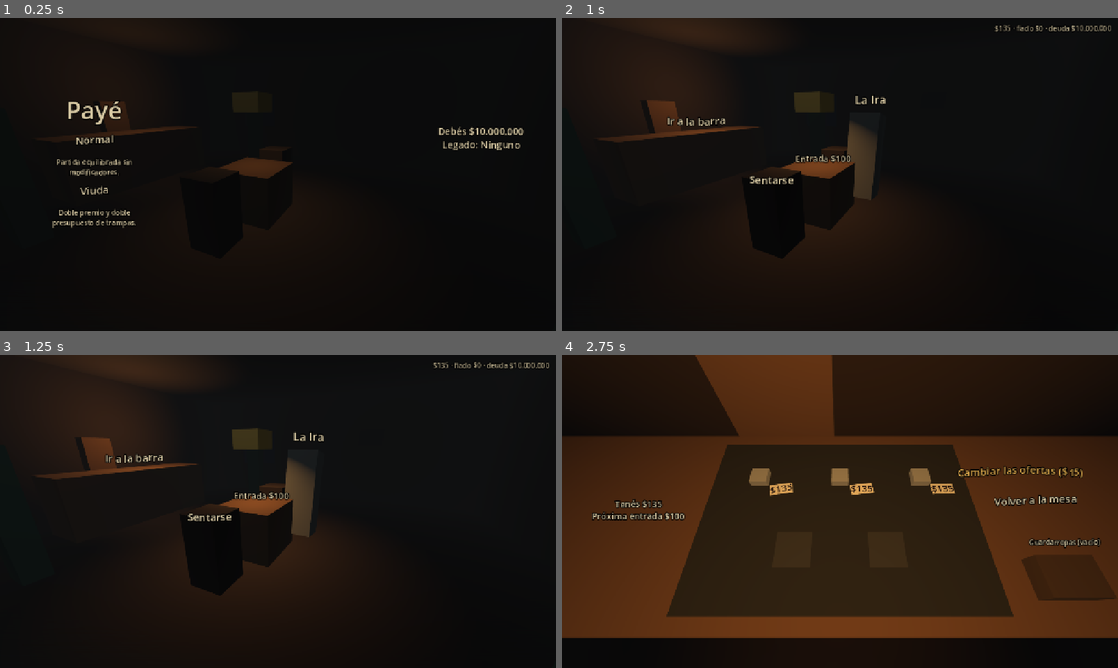
Above: before the commit, frames 1-4 (two rows, left to right).
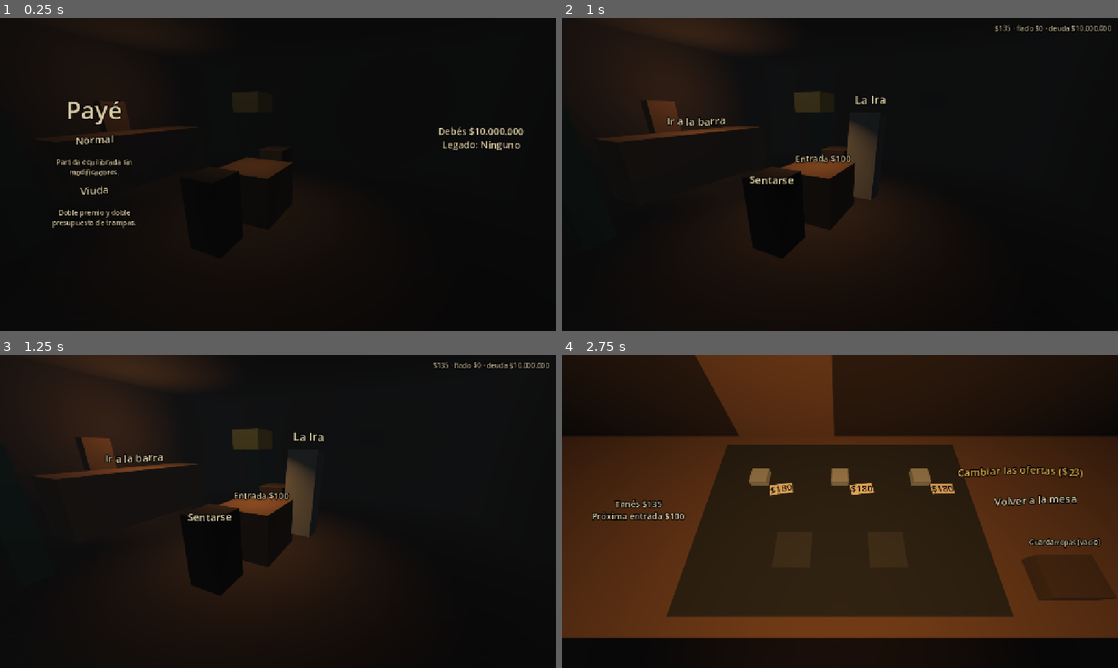
Above: after the commit, the same moments.

Repository: JoakoZarza/paye
Game: Godot game, scene res://ui/main.tscn
Same seed, same stepped clock (60 frames per second), same inputs: the game is played once before the commit and once after it.
Inputs (mouse positions are in pixels of both pictures, inside the frame that each line leads up to):
- Up to frame 1 (0.25 s): no input
- Up to frame 2 (1 s): click "Normal" at 0.5 s
- Up to frame 3 (1.25 s): no input
- Up to frame 4 (2.75 s): click "Ir a la barra" at 1.25 s; tap Enter at 2 s; move the mouse to (962, 495) at 2.02 s; hold D from 2.03 s (still down); hold Shift from 2.03 s (still down); click (962, 495) at 2.17 s; tap Space at 2.27 s

Frames 1-3 are identical in both runs. In frame 4, less than 0.1% of the frame differs, in the area x 39-93%, y 36-44%.

Commit message:
Shop prices as a share of the prize just won, +10% per purchase, two-digit rounding
Research in docs/ECONOMIA_ROGUELIKES.md: keep pesos and percentage pricing, but base it on
the round's prize (common 40%, rare 80%, legendary 160%) instead of the next entry, which
made a common swing between 0.25 and 1.2 prizes. Per-purchase growth drops to 10%, rerolls
cost 5% +2.5% of the prize, prices round to two significant digits and the close-up view
shows the price as a share of the prize. Economy sim win rates stay about the same.

Co-Authored-By: Claude Opus 5.5 <noreply@anthropic.com>

Diff:
--- a/core/run/economy.gd
+++ b/core/run/economy.gd
@@ -7,11 +7,11 @@
 var rounds: Array[Dictionary] = []
 var debt_base: int = 10000000
 var shop_offers: int = 3
-var shop_growth: float = 0.25
-var reroll_base: float = 0.10
-var reroll_step: float = 0.05
+var shop_growth: float = 0.10
+var reroll_base: float = 0.05
+var reroll_step: float = 0.025
 var sell_ratio: float = 0.5
-var rarity_price: Dictionary = {"COMMON": 0.3, "RARE": 0.6, "LEGENDARY": 1.2}
+var rarity_price: Dictionary = {"COMMON": 0.4, "RARE": 0.8, "LEGENDARY": 1.6}
 var rarity_weight: Dictionary = {"COMMON": 0.6, "RARE": 0.3, "LEGENDARY": 0.1}
 var fiado_limit: float = 2.0
 var flawless_multiplier: float = 2.0
@@ -139,9 +139,19 @@
 	return _row(round)["points"]
 
 
-## Los precios de la tienda toman como referencia la entrada siguiente.
-func _reference_entry(round: int) -> int:
-	return entry(mini(round + 1, rounds_total()))
+## Los precios de la tienda son una parte del premio de la ronda que acabás de ganar:
+## así un común vale siempre lo mismo comparado con lo que tenés en la mano
+## (docs/ECONOMIA_ROGUELIKES.md). Antes de jugar la primera, el de la primera.
+func _reference_prize(round: int) -> int:
+	return base_prize(clampi(round, 1, rounds_total()))
+
+
+## Dos cifras significativas: 135 -> 140, 1.234 -> 1.200. Números fáciles de leer.
+static func nice(value: float) -> int:
+	if value < 100.0:
+		return roundi(value)
+	var step := pow(10.0, floorf(log(value) / log(10.0)) - 1.0)
+	return roundi(roundf(value / step) * step)
 
 
 ## purchases: amuletos ya comprados en la run (cada uno encarece shop_growth).
@@ -149,15 +159,13 @@
 func price(rarity: AmuletDef.Rarity, round: int, purchases: int = 0, multiplier: float = 1.0) -> int:
 	var rarity_name: String = AmuletDef.Rarity.keys()[rarity]
 	var growth := 1.0 + shop_growth * float(purchases)
-	var raw := float(_reference_entry(round)) * float(rarity_price.get(rarity_name, 0.0)) * growth * multiplier
-	# El épsilon evita que 89,999… por error de float pierda un peso.
-	return floori(raw + PRICE_EPSILON)
+	var raw := float(_reference_prize(round)) * float(rarity_price.get(rarity_name, 0.0)) * growth * multiplier
+	return nice(raw + PRICE_EPSILON)
 
 
 func reroll_cost(round: int, rerolls_done: int) -> int:
-	# En centésimos enteros: 0.10 + 0.05 * k en float da 0.3499... y redondea mal.
-	var percent := roundi((reroll_base + reroll_step * float(rerolls_done)) * 100.0)
-	return _reference_entry(round) * percent / 100
+	var percent := (reroll_base + reroll_step * float(rerolls_done)) * 100.0
+	return nice(float(_reference_prize(round)) * float(percent) / 100.0)
 
 
 ## JSON.new().parse no ensucia el log con un error de motor si el archivo está mal.
--- a/data/economy.json
+++ b/data/economy.json
@@ -13,11 +13,11 @@
   ],
   "debt_base": 10000000,
   "shop_offers": 3,
-  "shop_growth": 0.25,
-  "reroll_base": 0.10,
-  "reroll_step": 0.05,
+  "shop_growth": 0.10,
+  "reroll_base": 0.05,
+  "reroll_step": 0.025,
   "sell_ratio": 0.5,
-  "rarity_price": {"COMMON": 0.9, "RARE": 1.8, "LEGENDARY": 3.6},
+  "rarity_price": {"COMMON": 0.4, "RARE": 0.8, "LEGENDARY": 1.6},
   "rarity_weight": {"COMMON": 0.6, "RARE": 0.3, "LEGENDARY": 0.1},
   "fiado_limit": 2.0,
   "flawless_multiplier": 2.0,
--- a/data/i18n/ui.csv
+++ b/data/i18n/ui.csv
@@ -83,7 +83,7 @@
 UI_SHOP_YOURS,"Tus amuletos (%d de %d lugares)"
 UI_SHOP_EMPTY_SLOT,Lugar vacío
 UI_SHOP_SOLD_OUT,No quedan ofertas. Podés cambiarlas.
-UI_SHOP_PRICE,$%d
+UI_SHOP_PRICE,$%s
 UI_SHOP_SPLIT,"Pagás $%d y $%d va fiado."
 UI_SHOP_WHY_FULL,"Tus 2 lugares están ocupados: vendé uno para comprar."
 UI_SHOP_WHY_MONEY,"No te alcanza, ni fiado."
@@ -125,3 +125,9 @@
 UI_SHOP_CHOICE,Ganaste. ¿Qué hacés?
 UI_SHOP_GO,Ir a la barra
 UI_SHOP_STAY,Quedarme en la mesa
+UI_SHARE_QUARTER,"≈ un cuarto del premio"
+UI_SHARE_HALF,"≈ medio premio"
+UI_SHARE_ONE,"≈ un premio"
+UI_SHARE_ONE_HALF,"≈ un premio y medio"
+UI_SHARE_TWO,"≈ dos premios"
+UI_SHARE_THREE,"≈ tres premios"
--- a/tests/run/test_economy.gd
+++ b/tests/run/test_economy.gd
@@ -31,23 +31,23 @@
 
 func test_precio_y_cambio() -> void:
 	var economy: Economy = EconomyScript.load_from()
-	assert_eq(economy.price(AmuletDef.Rarity.RARE, 1), 270, "180% de la entrada de la ronda 2")
-	assert_eq(economy.price(AmuletDef.Rarity.LEGENDARY, 9), 28800, "en la final toma su propia entrada")
-	assert_eq(economy.reroll_cost(1, 0), 15)
-	assert_eq(economy.reroll_cost(1, 1), 22)
+	assert_eq(economy.price(AmuletDef.Rarity.RARE, 1), 360, "80% del premio de la ronda 1")
+	assert_eq(economy.price(AmuletDef.Rarity.LEGENDARY, 8), 13000, "160% de 8.000, a dos cifras")
+	assert_eq(economy.reroll_cost(1, 0), 23, "5% del premio")
+	assert_eq(economy.reroll_cost(1, 1), 34, "+2,5% por cambio")
 
 
 func test_precio_crece_con_cada_compra() -> void:
 	var economy: Economy = EconomyScript.load_from()
-	assert_eq(economy.price(AmuletDef.Rarity.RARE, 1, 0), 270)
-	assert_eq(economy.price(AmuletDef.Rarity.RARE, 1, 1), 337)
-	assert_eq(economy.price(AmuletDef.Rarity.RARE, 1, 2), 405)
+	assert_eq(economy.price(AmuletDef.Rarity.RARE, 1, 0), 360)
+	assert_eq(economy.price(AmuletDef.Rarity.RARE, 1, 1), 400, "+10%: 396, a dos cifras")
+	assert_eq(economy.price(AmuletDef.Rarity.RARE, 1, 2), 430)
 
 
 func test_un_solo_redondeo_con_descuento() -> void:
 	var economy: Economy = EconomyScript.load_from()
-	# 270 × 1,25 × 0,8 = 270 exacto; redondeando en el medio daría 269.
-	assert_eq(economy.price(AmuletDef.Rarity.RARE, 1, 1, 0.8), 270)
+	# 360 × 1,1 × 0,8 = 316,8: un solo redondeo al final, a dos cifras.
+	assert_eq(economy.price(AmuletDef.Rarity.RARE, 1, 1, 0.8), 320)
 
 
 func test_cambio_de_ofertas_sin_error_de_redondeo() -> void:
@@ -69,3 +69,17 @@
 	assert_eq(e.fiado_with_interest(1), 2, "redondea para arriba")
 	assert_eq(e.fiado_with_interest(100), 110)
 	assert_eq(e.fiado_with_interest(105), 116)
+
+
+func test_precios_a_dos_cifras() -> void:
+	assert_eq(Economy.nice(135.0), 140)
+	assert_eq(Economy.nice(1234.0), 1200)
+	assert_eq(Economy.nice(45.0), 45)
+	assert_eq(Economy.nice(12800.0), 13000)
+
+
+func test_un_comun_vale_lo_mismo_comparado_con_el_premio() -> void:
+	var e := Economy.load_from()
+	for r in range(1, e.rounds_total()):
+		var ratio := float(e.price(AmuletDef.Rarity.COMMON, r)) / float(e.base_prize(r))
+		assert_almost_eq(ratio, 0.4, 0.03, "ronda %d" % r)
--- a/tests/run/test_shop.gd
+++ b/tests/run/test_shop.gd
@@ -48,8 +48,8 @@
 	_offer(shop, &"rosary")
 	var r := shop.buy(0, st)
 	assert_true(r["ok"])
-	assert_eq(r["paid"], 270)
-	assert_eq(st.money, 730)
+	assert_eq(r["paid"], 360)
+	assert_eq(st.money, 640)
 	assert_true(st.loadout.has(&"rosary"))
 	assert_eq(shop.offers.size(), 0)
 
@@ -57,13 +57,13 @@
 func test_comprar_fiado_dentro_del_limite() -> void:
 	var shop := _shop()
 	var st := _state(150)
-	_offer(shop, &"rosary")
+	_offer(shop, &"cigarette")
 	var r := shop.buy(0, st)
 	assert_true(r["ok"])
 	assert_eq(r["paid"], 0, "la plata queda reservada para la entrada siguiente")
-	assert_eq(r["fiado"], 270)
+	assert_eq(r["fiado"], 180)
 	assert_eq(st.money, 150)
-	assert_eq(st.fiado, 270)
+	assert_eq(st.fiado, 180)
 
 
 func test_fiado_fuera_del_limite_falla_sin_cambiar_nada() -> void:
@@ -88,15 +88,15 @@
 
 func test_cinta_roja_descuenta() -> void:
 	var shop := _shop()
-	assert_eq(shop.price_of(_defs[&"rosary"], _state(0, ["red_ribbon"])), 216)
+	assert_eq(shop.price_of(_defs[&"rosary"], _state(0, ["red_ribbon"])), 290)
 
 
 func test_cambio_de_ofertas_cuesta_cada_vez_mas() -> void:
 	var shop := _shop()
-	var st := _state(40)
+	var st := _state(60)
 	shop.open(st)
 	assert_true(shop.reroll(st))
-	assert_eq(st.money, 25)
+	assert_eq(st.money, 37)
 	assert_true(shop.reroll(st))
 	assert_eq(st.money, 3)
 	assert_false(shop.reroll(st))
@@ -108,8 +108,8 @@
 	var st := _state(1000)
 	_offer(shop, &"rosary")
 	shop.buy(0, st)
-	assert_eq(shop.sell(&"rosary", st), 135)
-	assert_eq(st.money, 865)
+	assert_eq(shop.sell(&"rosary", st), 180)
+	assert_eq(st.money, 820)
 	assert_false(st.loadout.has(&"rosary"))
 	assert_eq(shop.sell(&"rosary", st), 0)
 
@@ -133,7 +133,7 @@
 	var r := shop.buy(0, st)
 	assert_true(r["ok"])
 	assert_eq(r["paid"], 150)
-	assert_eq(r["fiado"], 390)
+	assert_eq(r["fiado"], 570)
 	assert_eq(st.money, _economy.entry(2))
 	st.round = 2
 	assert_true(st.can_pay_entry(_economy), "comprar fiado no puede condenarte a no pagar la entrada")
@@ -142,11 +142,11 @@
 func test_vender_paga_primero_el_fiado() -> void:
 	var shop := _shop()
 	var st := _state(150)
-	_offer(shop, &"rosary")
-	shop.buy(0, st)
-	assert_eq(st.fiado, 270)
-	assert_eq(shop.sell(&"rosary", st), 135)
-	assert_eq(st.fiado, 135)
+	_offer(shop, &"cigarette")
+	shop.buy(0, st)
+	assert_eq(st.fiado, 180)
+	assert_eq(shop.sell(&"cigarette", st), 90)
+	assert_eq(st.fiado, 90)
 	assert_eq(st.money, 150, "vender no convierte fiado en plata")
 
 
@@ -161,7 +161,7 @@
 func test_precio_crece_con_cada_compra() -> void:
 	var shop := _shop()
 	var st := _state(10000)
-	for expected in [270, 337, 405]:
+	for expected in [360, 400, 430]:
 		_offer(shop, &"rosary")
 		assert_eq(shop.price_of(_defs[&"rosary"], st), expected)
 		assert_true(shop.buy(0, st)["ok"])
@@ -176,7 +176,7 @@
 	shop.buy(0, st)
 	shop.sell(&"rosary", st)
 	assert_eq(st.purchases, 1)
-	assert_eq(shop.price_of(_defs[&"rosary"], st), 337)
+	assert_eq(shop.price_of(_defs[&"rosary"], st), 400)
 
 
 func test_mejorar_un_amuleto() -> void:
@@ -184,7 +184,7 @@
 	var st := _state(100000)
 	_offer(shop, &"rosary")
 	shop.buy(0, st)
-	assert_eq(shop.upgrade_price(&"rosary", st), 405, "1,5 × 270")
+	assert_eq(shop.upgrade_price(&"rosary", st), 540, "1,5 × 360")
 	var r := shop.upgrade(&"rosary", st)
 	assert_true(r["ok"])
 	assert_eq(r["level"], 2)
@@ -192,13 +192,13 @@
 	assert_eq(shop.upgrade(&"rosary", st)["reason"], &"already_upgraded")
 	assert_eq(st.loadout.level(&"rosary"), 2)
 	shop.open(st)
-	assert_eq(shop.upgrade_price(&"rosary", st), 675, "2,5 × 270")
+	assert_eq(shop.upgrade_price(&"rosary", st), 900, "2,5 × 360")
 	assert_true(shop.upgrade(&"rosary", st)["ok"])
 	shop.open(st)
 	assert_eq(shop.upgrade(&"rosary", st)["reason"], &"max_level")
 	assert_eq(shop.upgrade_price(&"rosary", st), -1)
 	assert_eq(shop.upgrade(&"hat", st)["reason"], &"not_equipped")
-	assert_eq(st.money, 100000 - 270 - 405 - 675)
+	assert_eq(st.money, 100000 - 360 - 540 - 900)
 
 
 func test_vender_mejorado_devuelve_la_mitad_de_todo() -> void:
@@ -207,7 +207,7 @@
 	_offer(shop, &"rosary")
 	shop.buy(0, st)
 	shop.upgrade(&"rosary", st)
-	assert_eq(shop.sell(&"rosary", st), 337)
+	assert_eq(shop.sell(&"rosary", st), 450)
 
 
 func test_cinta_roja_descuenta_la_mejora() -> void:
@@ -215,7 +215,7 @@
 	var st := _state(100000, ["red_ribbon"])
 	_offer(shop, &"rosary")
 	shop.buy(0, st)
-	assert_eq(shop.upgrade_price(&"rosary", st), 324)
+	assert_eq(shop.upgrade_price(&"rosary", st), 430)
 
 
 func test_mejora_sin_credito_no_cambia_nada() -> void:
--- a/tests/world/test_table_3d.gd
+++ b/tests/world/test_table_3d.gd
@@ -946,3 +946,23 @@
 	assert_eq(UiText.money(10000228), "10.000.228")
 	assert_eq(UiText.money(950), "950")
 	assert_eq(UiText.money(1000), "1.000")
+
+
+func test_la_tienda_dice_cuanto_premio_es_el_precio() -> void:
+	var rc := RunController.new(Economy.load_from(), MetaState.new(), 4, META_PATH)
+	rc.start_run(&"normal")
+	rc.visit_counter()
+	var r := _rig()
+	var router := ScreenRouter.new()
+	router.world = r[0]
+	add_child_autofree(router)
+	router.setup(rc)
+	var shop: Node = null
+	for c in router.get_children():
+		if c is BaseScreen:
+			shop = c
+	assert_eq(shop.prize_share(180), UiText.t("UI_SHARE_HALF"), "un común: 40% del premio")
+	assert_eq(shop.prize_share(360), UiText.t("UI_SHARE_ONE"))
+	assert_eq(shop.prize_share(720), UiText.t("UI_SHARE_ONE_HALF"))
+	shop.inspect(shop.shop_items()[0])
+	assert_not_null(shop.find_child("PrizeShare", true, false))
--- a/ui/screens/shop_screen.gd
+++ b/ui/screens/shop_screen.gd
@@ -164,7 +164,7 @@
 	_amulet_header(card, def)
 	var price := rc.shop.price_of(def, s)
 	var quote := rc.shop.quote(price, s)
-	ScreenTools.label(card, UiText.t("UI_SHOP_PRICE") % price, 22)
+	ScreenTools.label(card, UiText.t("UI_SHOP_PRICE") % UiText.money(price), 22)
 	var why := ""
 	if slots_full:
 		why = UiText.t("UI_SHOP_WHY_FULL")
@@ -368,7 +368,7 @@
 		var def: AmuletDef = rc.shop.offers[i]
 		var price := rc.shop.price_of(def, s)
 		var at := top + flat * Vector3(OFFER_X[i % OFFER_X.size()], 0, BACK_Z)
-		var item := _put_item(def, "$%d" % price, false, at, counter.rotation.y)
+		var item := _put_item(def, "$" + UiText.money(price), false, at, counter.rotation.y)
 		item.set_meta("offer", i)
 	if rc.shop.offers.is_empty():
 		world_label(UiText.t("UI_SHOP_SOLD_OUT"), counter, Vector3(0, COUNTER_TOP, BACK_Z), 18)
@@ -531,6 +531,21 @@
 ## Baja las luces del bar mientras se mira un objeto (él trae su propia luz).
 func _dim(on: bool) -> void:
 	world.dim(on, DIM)
+
+
+## "Medio premio", "un premio"…: el precio comparado con el premio de esta ronda.
+const PRIZE_SHARES := [[0.25, "UI_SHARE_QUARTER"], [0.5, "UI_SHARE_HALF"], [1.0, "UI_SHARE_ONE"],
+	[1.5, "UI_SHARE_ONE_HALF"], [2.0, "UI_SHARE_TWO"], [3.0, "UI_SHARE_THREE"]]
+
+
+func prize_share(price: int) -> String:
+	var prize := maxi(1, rc.economy.base_prize(rc.state.round))
+	var ratio := float(price) / float(prize)
+	var best: Array = PRIZE_SHARES[0]
+	for option in PRIZE_SHARES:
+		if absf(ratio - float(option[0])) < absf(ratio - float(best[0])):
+			best = option
+	return UiText.t(best[1])
 
 
 func _draw_details(item: ShopItem) -> void:
@@ -576,11 +591,15 @@
 			why = UiText.t("UI_SHOP_WHY_MONEY")
 		elif int(quote["fiado"]) > 0:
 			why = UiText.t("UI_SHOP_SPLIT") % [int(quote["paid"]), int(quote["fiado"])]
+		# El precio comparado con lo que acabás de ganar: se entiende de un vistazo.
+		var share := RingStyle.reading_label(prize_share(price), 18)
+		share.name = "PrizeShare"
+		row.add_child(share)
 		if why != "":
 			var warn := RingStyle.reading_label(why, 18)
 			warn.add_theme_color_override("default_color", WARN)
 			row.add_child(warn)
-		RingStyle.shakify(ScreenTools.button(row, UiText.t("UI_SHOP_BUY") + " " + UiText.t("UI_SHOP_PRICE") % price,
+		RingStyle.shakify(ScreenTools.button(row, UiText.t("UI_SHOP_BUY") + " " + UiText.t("UI_SHOP_PRICE") % UiText.money(price),
 			"Buy%d" % i, _buy_inspected.bind(i), quote["ok"] and not slots_full))
 	else:
 		var id: StringName = def.id
Not shown, added: docs/ECONOMIA_ROGUELIKES.md
Not shown, changed: docs/plans/2026-11-02-plan-7-mesa-3d.md
